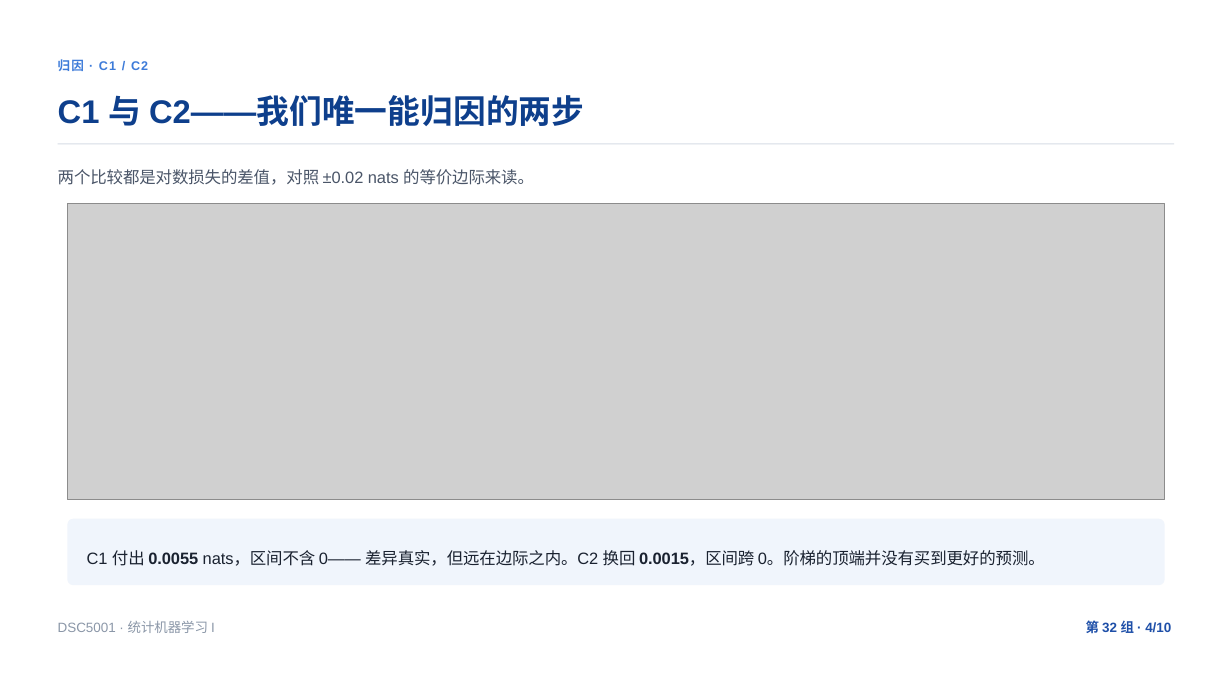
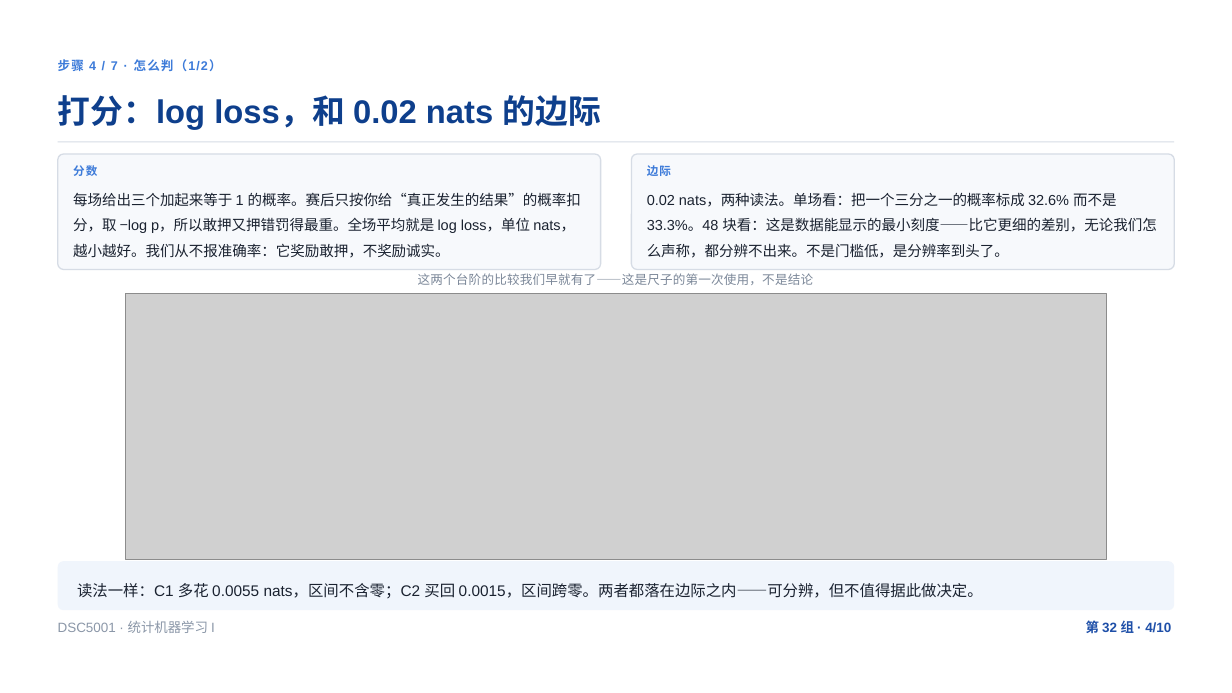
Before and after one commit to XHH-Coco/Football-Calibration, a slide deck: slide 4 of products/slides/Market-Audit/Market-Audit-CN.pptx. Drawn at 1232x693 pixels with LibreOffice and Linux fonts; fonts in the diff are those of the drawing; grey boxes stand for pictures. Boxes give left, top, right and bottom in pixels: in the first picture for what was removed or moved away, otherwise in the second. Text is boxed around its words. In the diff, an @@ line names an element or a change of style, - is before the commit and + after.

```diff
--- a/products/slides/Market-Audit/Market-Audit-CN.pptx
+++ b/products/slides/Market-Audit/Market-Audit-CN.pptx
@@ text at <box>58,59,222,71</box>: text changed @@
-归因 · C1 / C2
+步骤 4 / 7 · 怎么判（1/2）
@@ text at <box>58,95,601,130</box>: text changed @@
-C1 与 C2——我们唯一能归因的两步
+打分：log loss，和 0.02 nats 的边际
@@ rounded rectangle added at <box>57,154,601,270</box>, fill #F7F9FC, outline #D6DCE5 1 pt @@
@@ text removed at <box>58,169,534,185</box> @@
-两个比较都是对数损失的差值，对照 ±0.02 nats 的等价边际来读。
@@ text added at <box>73,165,97,176</box>, 9 pt, text #3D7BD9, bold @@
+分数
@@ rounded rectangle added at <box>631,154,1175,270</box>, fill #F7F9FC, outline #D6DCE5 1 pt @@
@@ text added at <box>647,165,671,176</box>, 9 pt, text #3D7BD9, bold @@
+边际
@@ text added at <box>73,192,581,258</box>, 11.2 pt, text #1A2230 @@
+每场给出三个加起来等于 1 的概率。赛后只按你给“真正发生的结果”的概率扣分，取 −log p，所以敢押又押错罚得最重。全场平均就是 log loss，单位 nats，越小越好。我们从不报准确率：它奖励敢押，不奖励诚实。
@@ text added at <box>647,193,1157,258</box>, 11.2 pt, text #1A2230 @@
+0.02 nats，两种读法。单场看：把一个三分之一的概率标成 32.6% 而不是 33.3%。48 块看：这是数据能显示的最小刻度——比它更细的差别，无论我们怎么声称，都分辨不出来。不是门槛低，是分辨率到头了。
@@ picture: place and size @@
-picture at <box>67,203,1165,500</box>
+picture at <box>125,294,1106,560</box>
@@ text added at <box>418,273,813,285</box>, 9.8 pt, text #7C8899 @@
+这两个台阶的比较我们早就有了——这是尺子的第一次使用，不是结论
@@ rounded rectangle: place and size @@
-rounded rectangle at <box>67,518,1165,585</box>
+rounded rectangle at <box>57,561,1174,610</box>
@@ rounded rectangle at <box>57,561,1174,610</box>: proportions changed @@
@@ text at <box>77,583,983,599</box>: text changed; size 12.8 to 12 pt @@
-C1 付出 0.0055 nats，区间不含 0—— 差异真实，但远在边际之内。C2 换回 0.0015，区间跨 0。阶梯的顶端并没有买到更好的预测。
+读法一样：C1 多花 0.0055 nats，区间不含零；C2 买回 0.0015，区间跨零。两者都落在边际之内——可分辨，但不值得据此做决定。
```
Also in this commit, not shown: 7 other slides changed, 1 slide added, 1 slide removed, 48 other files.
